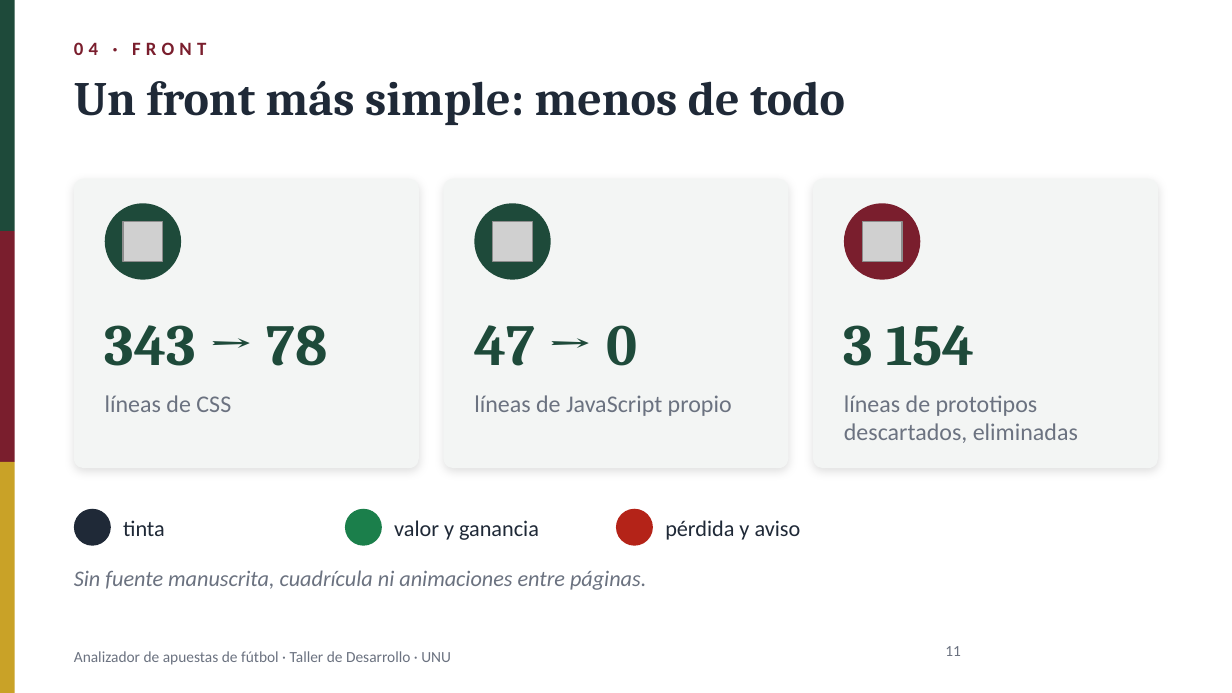
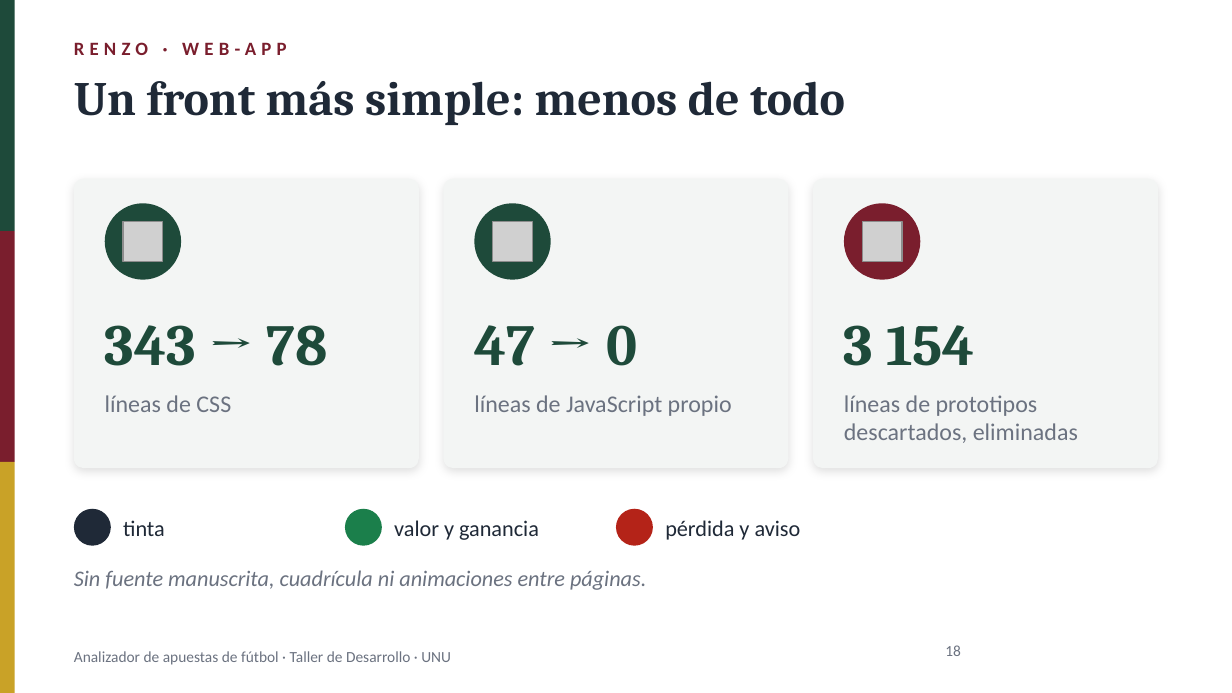
Before and after one commit to Renindstone/app-apuestas-universidad, a slide deck: slide 18 of docs/PresentacionApuestas_2nov2026.pptx (slide 11 before the commit). Drawn at 1232x693 pixels with LibreOffice and Linux fonts; fonts in the diff are those of the drawing; grey boxes stand for pictures; background and template pictures are left out. Boxes give left, top, right and bottom in pixels: in the first picture for what was removed or moved away, otherwise in the second. Text is boxed around its words. In the diff, an @@ line names an element or a change of style, - is before the commit and + after.

```diff
--- a/docs/PresentacionApuestas_2nov2026.pptx
+++ b/docs/PresentacionApuestas_2nov2026.pptx
@@ text at bbox=[74, 42, 286, 55]: text changed @@
-04 · FRONT
+RENZO · WEB-APP
@@ page number at bbox=[945, 645, 961, 656]: text changed @@
-11
+18
```
Also in this commit, not shown: 15 other slides changed, 8 slides added, 1 slide removed, 3 other files.
